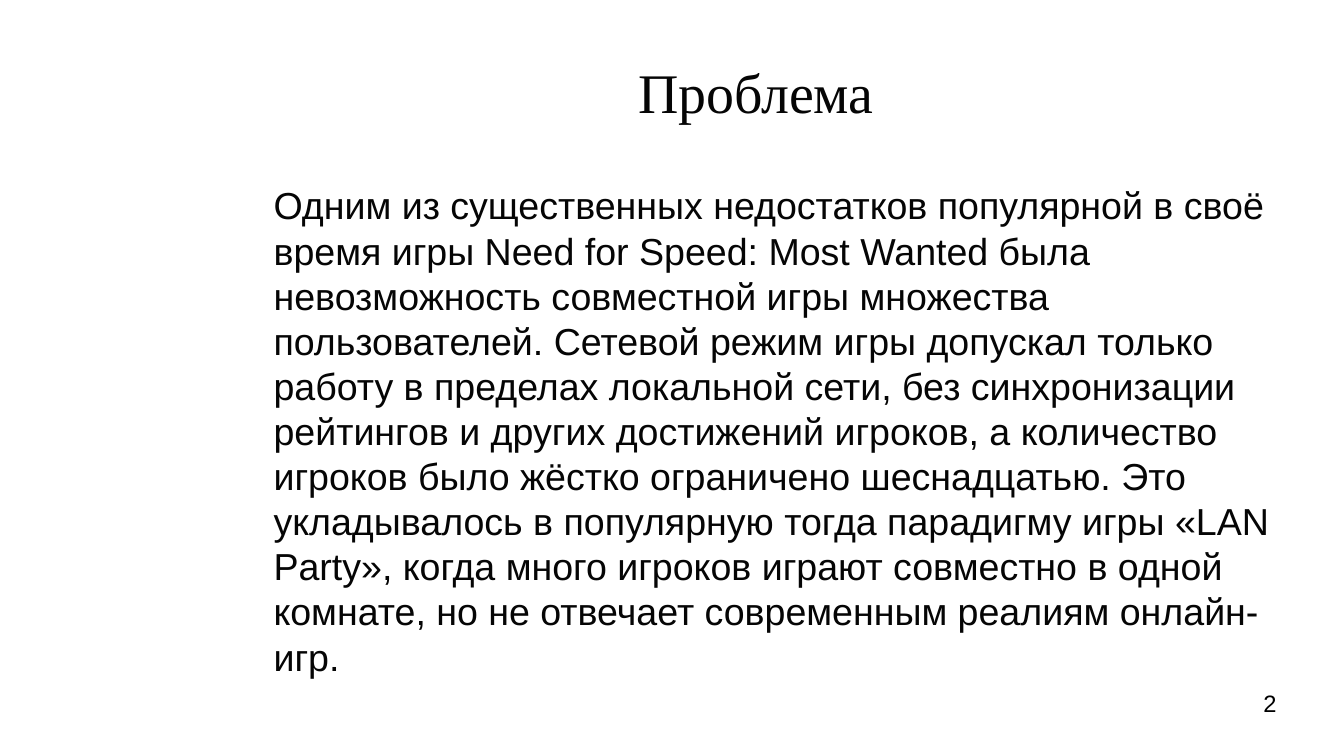
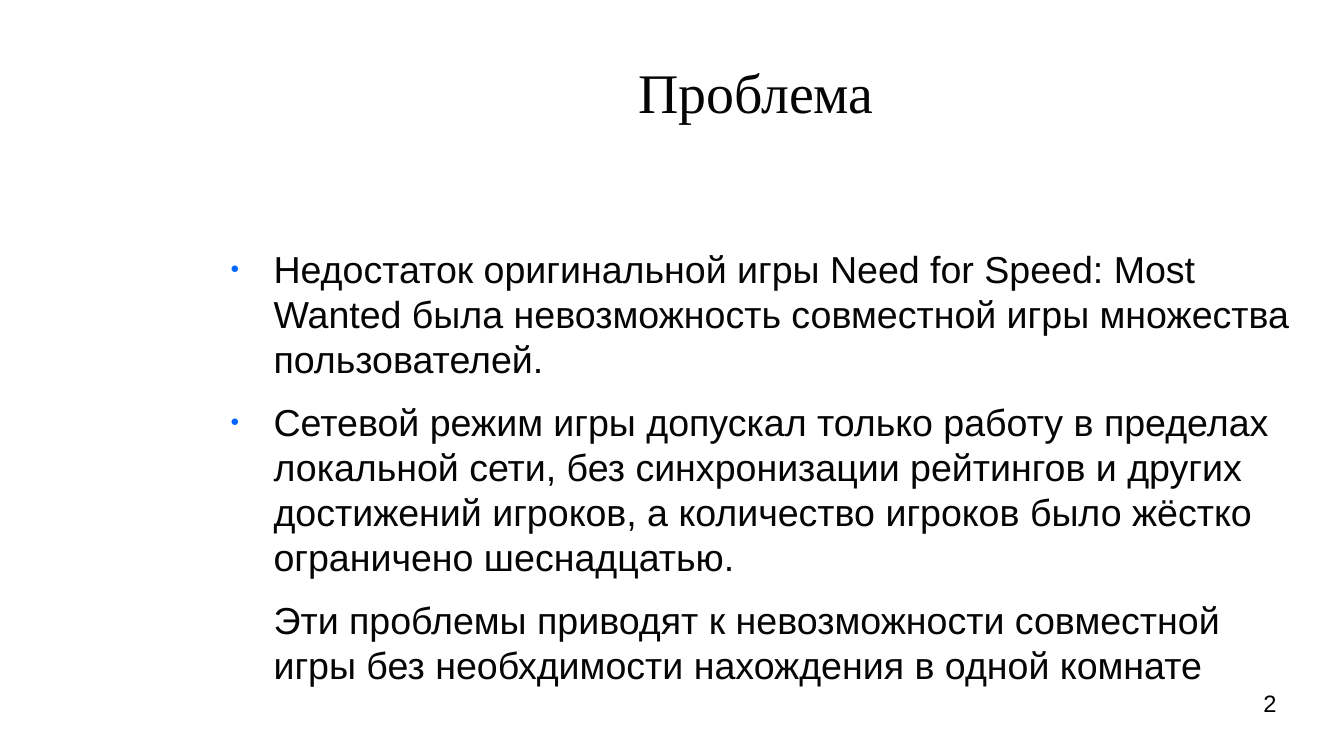
Before and after one commit to SpiritRanger/istu-lab-upp-2019-2020, a slide deck: slide 2 of Кычанов_MWO/MWO.odp. Drawn at 1344x756 pixels with LibreOffice and Linux fonts; fonts in the diff are those of the drawing; background and template pictures are left out. Boxes give left, top, right and bottom in pixels: in the first picture for what was removed or moved away, otherwise in the second. Text is boxed around its words. In the diff, an @@ line names an element or a change of style, - is before the commit and + after.

```diff
--- a/Кычанов_MWO/MWO.odp
+++ b/Кычанов_MWO/MWO.odp
@@ text at box(274, 255, 1289, 687): text changed @@
-Одним из существенных недостатков популярной в своё время игры Need for Speed: Most Wanted была невозможность совместной игры множества пользователей. Сетевой режим игры допускал только работу в пределах локальной сети, без синхронизации рейтингов и других достижений игроков, а количество игроков было жёстко ограничено шеснадцатью. Это укладывалось в популярную тогда парадигму игры «LAN Party», когда много игроков играют совместно в одной комнате, но не отвечает современным реалиям онлайн-игр.
+● Недостаток оригинальной игры Need for Speed: Most Wanted была невозможность совместной игры множества пользователей.
+● Сетевой режим игры допускал только работу в пределах локальной сети, без синхронизации рейтингов и других достижений игроков, а количество игроков было жёстко ограничено шеснадцатью.
+Эти проблемы приводят к невозможности совместной игры без необхдимости нахождения в одной комнате
```
Also in this commit, not shown: 1 other file.
